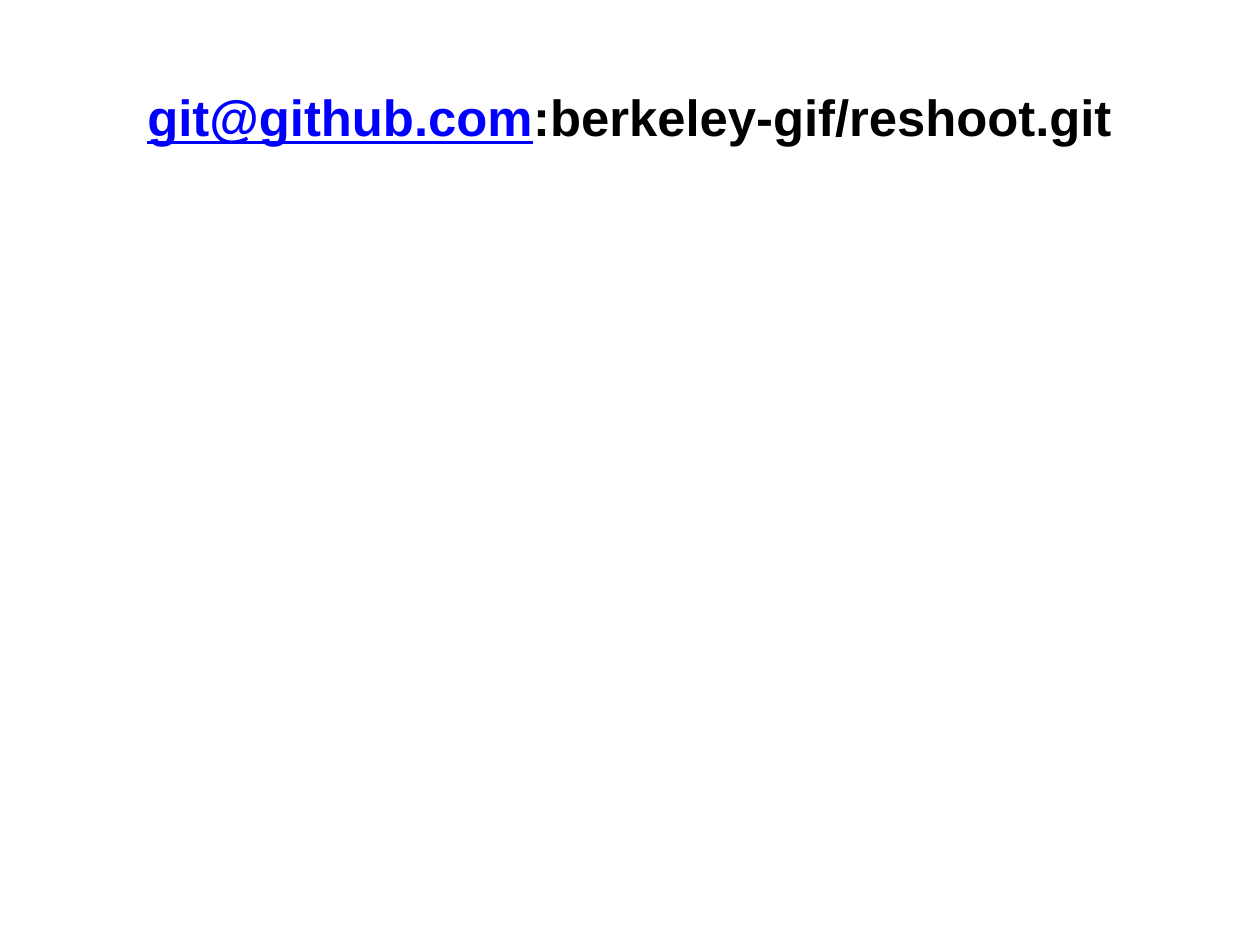
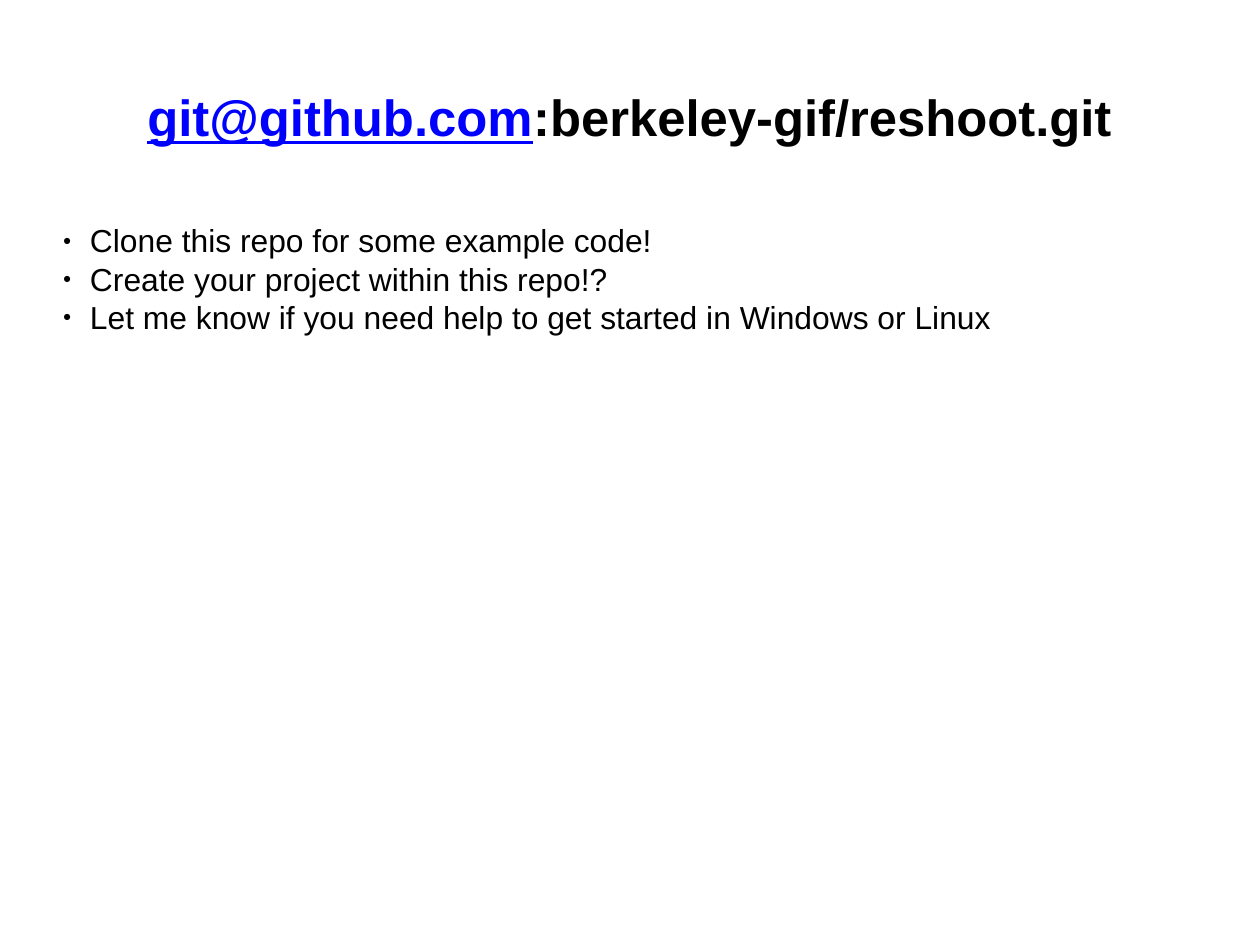
Before and after one commit to berkeley-gif/reshoot, a slide deck: slide 2 of docs/slides.pptx. Drawn at 1260x945 pixels with LibreOffice and Linux fonts; fonts in the diff are those of the drawing. Boxes give left, top, right and bottom in pixels: in the first picture for what was removed or moved away, otherwise in the second. Text is boxed around its words. In the diff, an @@ line names an element or a change of style, - is before the commit and + after.

Commit message:
php example added

```diff
--- a/docs/slides.pptx
+++ b/docs/slides.pptx
@@ text added at (90, 229, 991, 334), 20 pt, text #000000 @@
+● Clone this repo for some example code!
+● Create your project within this repo!?
+● Let me know if you need help to get started in Windows or Linux
```
Also in this commit, not shown: 1 other slide changed, 2 other files.
